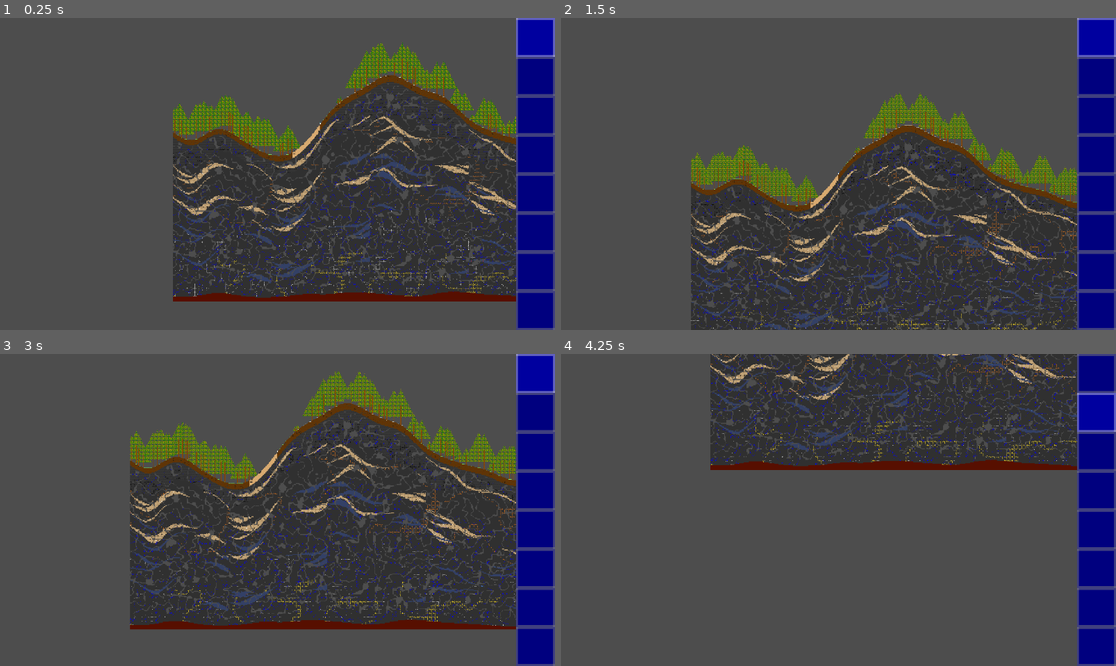
Above: before the commit, frames 1-4 (two rows, left to right).
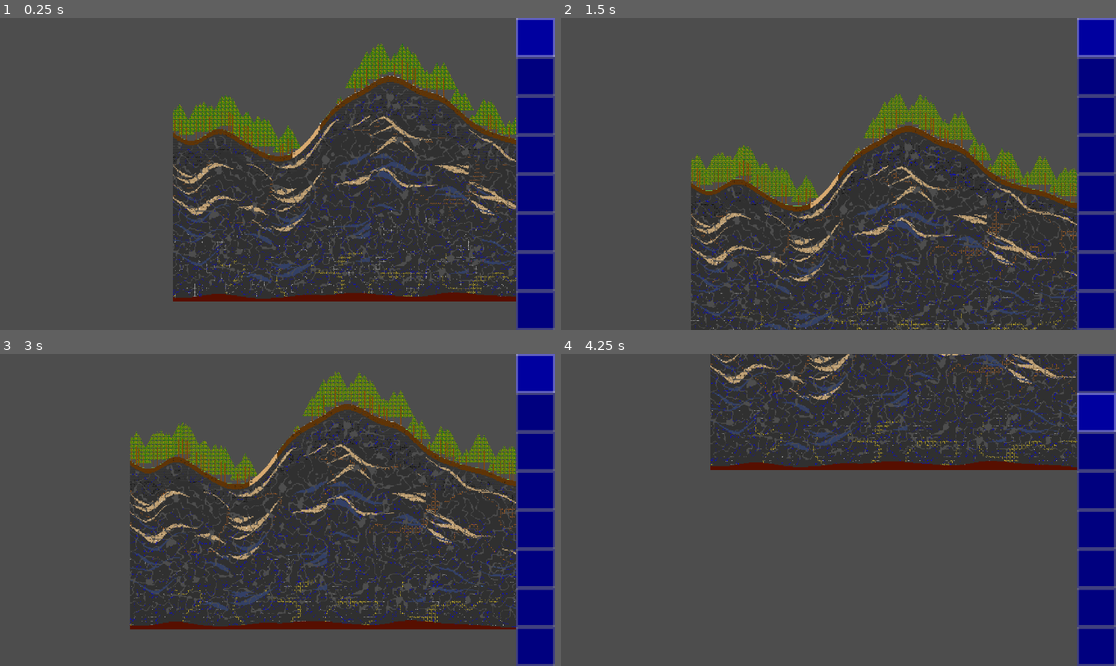
Above: after the commit, the same moments.

Repository: TwigGlenn4/BlockForge
Game: Godot game, scene res://scenes/GameScene/game_scene.tscn
The game is run twice, just before and just after one commit, with the same random seed, the same clock (stepped at 60 frames per second) and the same inputs.
Inputs (mouse positions are in pixels of both pictures, inside the frame that each line leads up to):
- Up to frame 1 (0.25 s): no input
- Up to frame 2 (1.5 s): click (1093, 36) at 0.52 s; click (1093, 36) at 1.27 s
- Up to frame 3 (3 s): click (532, 372) at 2.02 s; tap Enter (ui_accept) at 2.75 s; move the mouse to (399, 494) at 2.77 s; hold Down (camera_pan_down) from 2.78 s (still down)
- Up to frame 4 (4.25 s): tap Enter (ui_accept) at 3.02, 3.77 s; move the mouse to (727, 525) at 3.52 s; release Down (camera_pan_down) at 3.53 s; tap Left (camera_pan_left) at 3.6 s

The runs differ from the first frame. In frame 1, 0.5% of the frame differs, in the area x 31-93%, y 7-90%; in frame 2, 0.4%; in frame 3, 0.5%, in the area x 23-93%, y 5-88%; in frame 4, 0.2%.

Commit message:
minor tidy up of chunk.gd with some static typing.

Diff:
--- a/classes/chunk.gd
+++ b/classes/chunk.gd
@@ -5,17 +5,19 @@
 const WIDTH: int = 128
 const HEIGHT: int = 512
 
-var cx = 0
+var cx: int = 0
 var grid: Dictionary[Vector2i, DataTile] = {}
-var surface_level = []
-var humidity = []
-var rock_top = [] # y where soil starts (above lava/stone/cobble)
-var lava_top = [] # y where stone starts (above lava)
-var stone_top = [] # y where cobble starts (above stone/mountain)
-var mountain_height = [] # used for snow topsoil check
-var depth_dirt = [] # soil thickness per column
+var humidity: Array[float] = []
 
-static var tiles = {
+var surface_level: Array[int] = []
+var rock_top: Array[int] = [] # y where soil starts (above lava/stone/cobble)
+var lava_top: Array[int] = [] # y where stone starts (above lava)
+var stone_top: Array[int] = [] # y where cobble starts (above stone/mountain)
+var mountain_height: Array[int] = [] # used for snow topsoil check
+var depth_dirt: Array[int] = [] # soil thickness per column
+
+# TODO: Test if caching tiles here is actually useful
+static var tiles: Dictionary[String, DataTile] = {
 	stone = DataTile.tile("blockforge:stone"),
 	cobblestone = DataTile.tile("blockforge:cobblestone"),
 	dirt = DataTile.tile("blockforge:dirt"),
@@ -70,11 +72,11 @@
 	# print("Generating chunk " + str(chunk_x) + "...")
 	var chunk = Chunk.new(chunk_x)
 
-	var x_offset = WIDTH * chunk_x
-	var depth_stone = Helpers.noise_array_1d( gen.stone, WIDTH, x_offset)
-	var depth_dirt_noise = Helpers.noise_array_1d( gen.dirt, WIDTH, x_offset)
-	var depth_lava = Helpers.noise_array_1d( gen.lava, WIDTH, x_offset)
-	var mountain = Helpers.noise_array_1d( gen.mountain, WIDTH, x_offset)
+	var x_offset: int = WIDTH * chunk_x
+	var depth_stone: Array[float] = Helpers.noise_array_1d( gen.stone, WIDTH, x_offset)
+	var depth_dirt_noise: Array[float] = Helpers.noise_array_1d( gen.dirt, WIDTH, x_offset)
+	var depth_lava: Array[float] = Helpers.noise_array_1d( gen.lava, WIDTH, x_offset)
+	var mountain: Array[float] = Helpers.noise_array_1d( gen.mountain, WIDTH, x_offset)
 	chunk.humidity = Helpers.noise_array_1d( gen.humidity, WIDTH, x_offset )
 
 	# scale the arrays
@@ -109,7 +111,6 @@
 				mountain[x] = mountain[x] - diff
 
 			chunk.mountain_height[x] = mountain[x]
-			chunk.lava_top[x] = depth_lava[x]
 			chunk.stone_top[x] = depth_lava[x] + mountain[x]
 			chunk.rock_top[x] = depth_lava[x] + mountain[x] + depth_stone[x]
 			chunk.surface_level[x] = chunk.rock_top[x] + chunk.depth_dirt[x]
@@ -117,24 +118,16 @@
 			# print("Reducing height by "+ str(diff) + " at x=" + str(x))
 			print("surface at x="+ str(x) + " is reduced to y=" + str(chunk.surface_level[x]))
 
-		# truncate to int
-		chunk.surface_level[x] = int(chunk.surface_level[x])
-		chunk.rock_top[x] = int(chunk.rock_top[x])
-		chunk.lava_top[x] = int(chunk.lava_top[x])
-		chunk.stone_top[x] = int(chunk.stone_top[x])
-		chunk.depth_dirt[x] = int(chunk.depth_dirt[x])
-		chunk.mountain_height[x] = int(chunk.mountain_height[x])
-
 		# Base layers only — soil/topsoil applied in surface_dressing
 		for y in range( 0, chunk.rock_top[x]):
 
-			if y < depth_lava[x]: # Lava layer (bottom of world)
+			if y < chunk.lava_top[x]: 		# Lava layer (bottom of world)
 				chunk.place_tile_chunk( x, y, tiles.lava)
 
-			elif y < depth_lava[x]+mountain[x]:	# Mountain layer
+			elif y < chunk.stone_top[x]:	# Mountain layer
 				chunk.place_tile_chunk( x, y, tiles.stone)
 
-			elif y < depth_lava[x]+mountain[x]+depth_stone[x]:	# Stone layer
+			elif y < chunk.rock_top[x]:		# Stone layer
 				chunk.place_tile_chunk( x, y, tiles.cobblestone)
 
 	# print("Done generating chunk " + str(chunk_x) + "...")
--- a/classes/helpers.gd
+++ b/classes/helpers.gd
@@ -16,8 +16,8 @@
 
 
 # noise_array_1d(): Returns an array of length containing values from 0.0 to 1.0 according to noise
-static func noise_array_1d( generator, length, offset=0):
-	var array = []
+static func noise_array_1d( generator, length, offset=0) -> Array[float]:
+	var array: Array[float] = []
 	array.resize(length)
 	for i in range(length):
 		array[i] = generator.get_noise_1d(offset + i) + 0.5
Not shown, changed: TODO.txt
